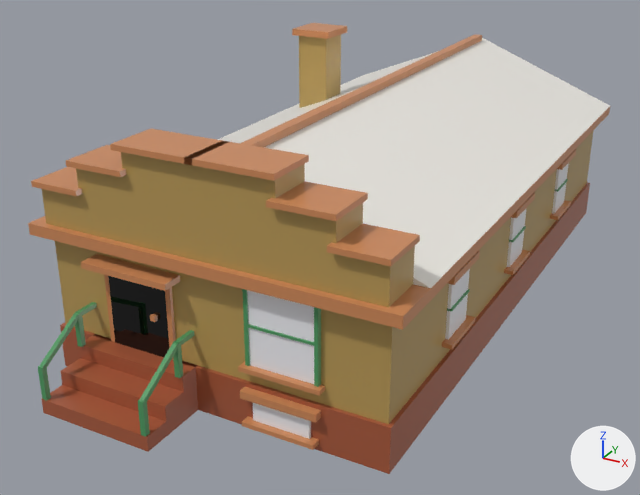
Two versions of the glTF model assets/managed-models/buildings/house-1x2-1f-dutch-a/house-1x2-1f-dutch-a.glb, one commit apart.
The view is the same before and after, from a 50 mm camera at (1.096, -2.262, 1.228) aimed at (-0.07, -0.14, 0.167). The lights are fixed; the arrows at lower right show +X, +Y and +Z. The first picture is the older version. Vertices at exactly the same position are counted once.

Before the edit, the objects in view are built like this:
```python
me_house_1x2_1f_dutch_a = bpy.data.meshes.new('house-1x2-1f-dutch-a')
me_house_1x2_1f_dutch_a.from_pydata(...)  # 602 vertices, 944 faces; spans x -0.5..0.5, y -1.0..1.0, z 0.0..0.73
me_house_1x2_1f_dutch_a.materials.append(mat_m_house_1x2_1f_dutch_a)
ob_house_1x2_1f_dutch_a = bpy.data.objects.new('house-1x2-1f-dutch-a', me_house_1x2_1f_dutch_a)
ob_house_1x2_1f_dutch_a.location = (0.0, 0.0, 0.0)
```
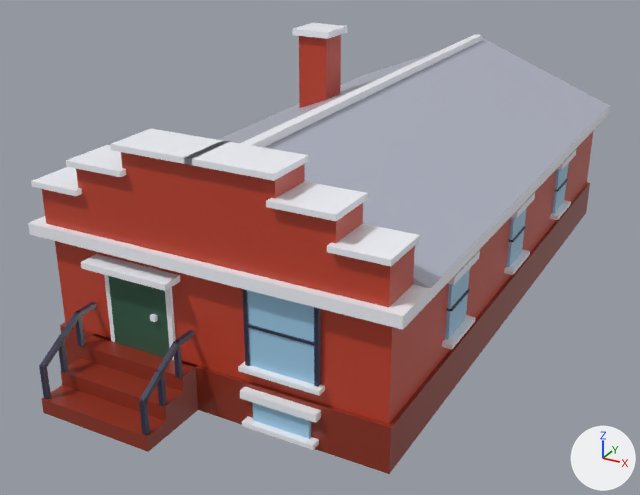
What differs and where, as boxes [x1, y1, x2, y2] in the pictures (640 x 495 px; the box of a moved part takes in the faces that stretch with it):
part 1 of me_house_1x2_1f_dutch_a, added
    after: [57, 338, 69, 373]
part 2 of me_house_1x2_1f_dutch_a, added
    after: [156, 370, 167, 406]
part 3 of me_house_1x2_1f_dutch_a, moved or reshaped
    before: [38, 303, 97, 401]
    after: [39, 303, 97, 400]
part 4 of me_house_1x2_1f_dutch_a, moved or reshaped
    before: [138, 332, 195, 437]
    after: [139, 332, 195, 436]
part 5 of me_house_1x2_1f_dutch_a, surface changed
    both: [28, 23, 610, 474]

The change, as a list of edits to the scene's bpy script:
```text
Change me_house_1x2_1f_dutch_a:
    used by ob_house_1x2_1f_dutch_a; location = (0.0, 0.0, 0.0)
    remove me_house_1x2_1f_dutch_a.from_pydata(...)  # 602 vertices, 944 faces; spans x -0.5..0.5, y -1.0..1.0, z 0.0..0.73
    add me_house_1x2_1f_dutch_a.from_pydata(...)  # 618 vertices, 968 faces; spans x -0.5..0.5, y -1.0..1.0, z 0.0..0.73
    me_house_1x2_1f_dutch_a part 1: a new loose piece, a box spanning x -0.356..-0.344, y -0.931..-0.919, z 0.08..0.172, in mat_m_house_1x2_1f_dutch_a
    me_house_1x2_1f_dutch_a part 2: a new loose piece, a box spanning x -0.056..-0.044, y -0.931..-0.919, z 0.08..0.172, in mat_m_house_1x2_1f_dutch_a
    me_house_1x2_1f_dutch_a part 3
    33 faces are deleted
    33 new faces join them
    me_house_1x2_1f_dutch_a part 4
    3 vertices are removed from x -0.06..-0.04, y -0.99, z 0.04..0.13
    37 faces are deleted
    3 vertices are added at (-0.06, -0.98, 0.04), (-0.04, -0.98, 0.13), (-0.06, -0.98, 0.13)
    37 new faces join them
    me_house_1x2_1f_dutch_a part 5: 874 kept faces spanning x -0.5..0.5, y -1.0..1.0, z 0.0..0.73 get new texture (UV) coordinates
```
